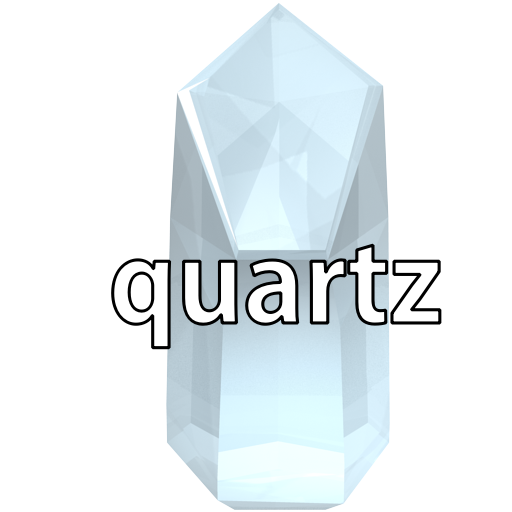
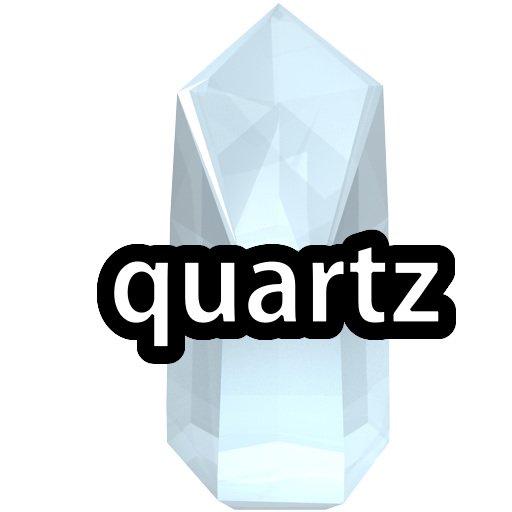
Comparing the layer stacks of the two (512, 512) images. Changes:
painted on "Background" over [left=97, top=229, right=456, bottom=364]
